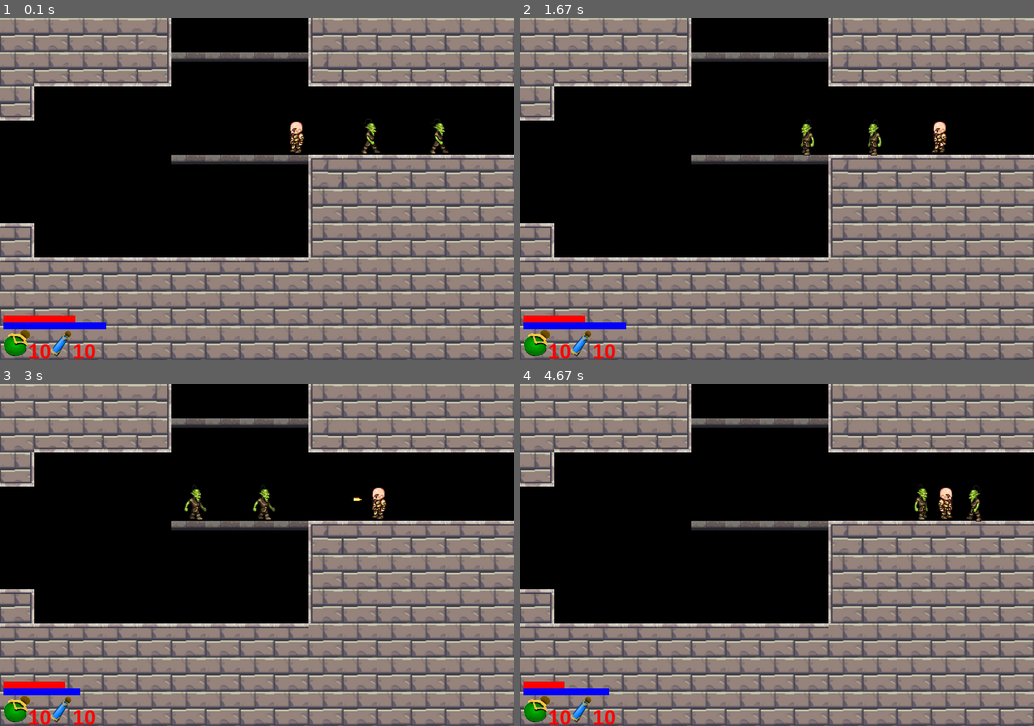
Above: before the commit, frames 1-4 (two rows, left to right).
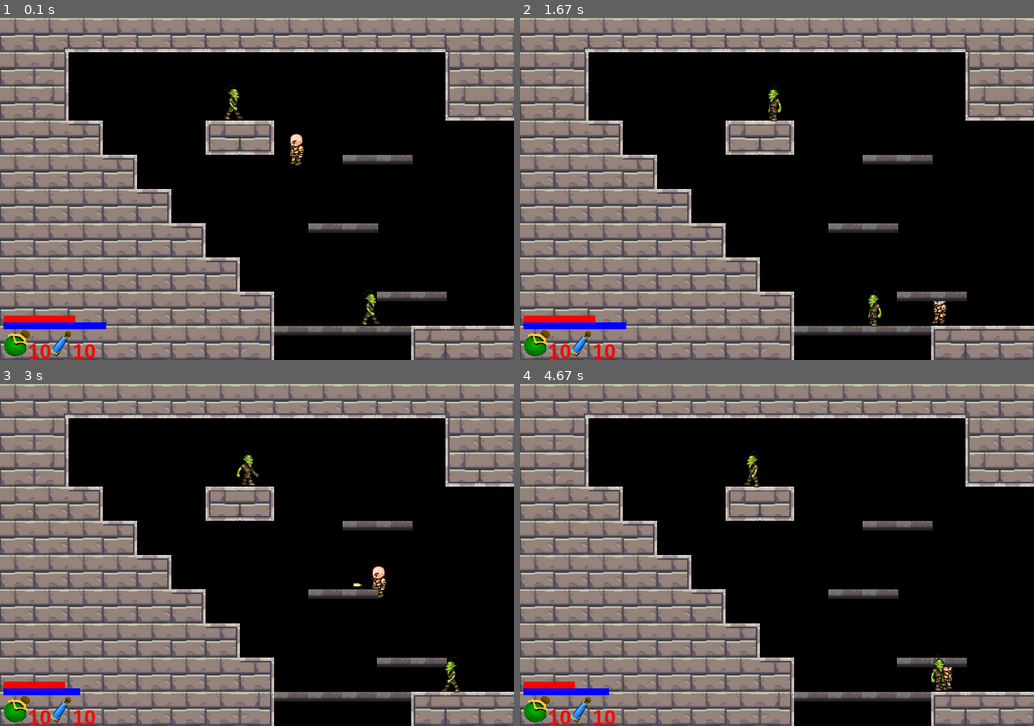
Above: after the commit, the same moments.

Repository: MFTI-summer/ROGUE-LEGACY
Game: pygame game, started from Main Project/MainProjectRogue_Legacy.py
Two runs of this game, one before a commit and one after it. Both use one fixed random seed, a clock stepped at 60 frames per second and the inputs below.
Inputs (mouse positions are in pixels of both pictures, inside the frame that each line leads up to):
- Up to frame 1 (0.1 s): no input
- Up to frame 2 (1.67 s): hold D 0.33-0.8 s; hold D 0.83-1.3 s; hold A from 1.33 s (still down)
- Up to frame 3 (3 s): release A at 1.87 s; right-click (308, 630) at 1.95 s; click (97, 503) at 2.28 s; tap Space at 2.57 s; right-click (447, 674) at 2.95 s
- Up to frame 4 (4.67 s): hold S 3.23-3.53 s; hold A 3.57-3.97 s; hold D 4-4.63 s

The runs differ from the first frame. In frame 1, 51% of the frame differs, in the area x 0-100%, y 0-100%; in frame 2, 51%; in frame 3, 51%; in frame 4, 51%.

Commit message:
Расставил несколько противников и поправил баг с уроном

Diff:
--- a/Main Project/Enemy.py
+++ b/Main Project/Enemy.py
@@ -3,6 +3,8 @@
 
 window_widht = 1000
 window_height = 500
+
+FPS = 60
 
 
 class Enemy(pygame.sprite.Sprite):
@@ -16,6 +18,10 @@
         self.hp = 100
         self.end = end
         self.damage = 10
+        self.immortality = {
+            'now': 0,
+            'max': 0.5 * FPS
+        }
         self.borders: pygame.sprite.Group() = None
         self.direction = 1  # влево или вправо
         self.walkCount = 0  # нужно для корректной отрисовки анимации
@@ -57,8 +63,12 @@
         if self.health - gotten_damage <= 0:
             self.isAlive = False
             self.kill()
+        elif 0 < self.immortality['now'] < self.immortality['max']:
+            self.immortality['now'] += 1
         else:
+            self.immortality['now'] = 0
             self.health -= gotten_damage
+
 
     def attack(self):
         pass
--- a/Main Project/Hero.py
+++ b/Main Project/Hero.py
@@ -19,7 +19,7 @@
     def __init__(self, x, y):
 
         self.weaponRect = None
-        self.swordDamage = 70
+        self.swordDamage = 20
         self.walk_or_collide = pg.mixer.Sound('Sounds/Sound_collide_and_walk.wav')
         self.shut = pg.mixer.Sound('Sounds/Shut.wav')
         self.hit = pg.mixer.Sound('Sounds/Sound_Hit_Hero.ogg')
--- a/Main Project/MainProjectRogue_Legacy.py
+++ b/Main Project/MainProjectRogue_Legacy.py
@@ -28,8 +28,7 @@
         ui.mana_slot.store_item(mana_potion)
     # hero.rect.x = 300
     # hero.rect.y = 300
-    current_level = 9
-
+    current_level = 0
 
     level = Tiles.Level(Tiles.levels[current_level])
     hero.set_level(level)
--- a/Main Project/Tiles.py
+++ b/Main Project/Tiles.py
@@ -45,13 +45,13 @@
     """
 ="___________==
 =|...........I=
-=|...........#_
+=|...eE.e....#_
 ==>...()........
 ===>......~~...
 ====>..........
 =====>...~~...R
 ======>.......R
-=======>...~~..
+=======>e.E~~.e
 =======|~~~~<--
 """,  # 1
     """
@@ -108,10 +108,10 @@
 |.....I==|.]..#
 №~~~~~#__№.}~~~
 ...............
-L.............R
+Le.E.e........R
 L<-->.........<
 -,==|...~~..<-,
-====|.......I==
+====|e..E..eI==
 ====|~~~~<--,==
 ====|..DDI=====
 """,  # 6
@@ -132,7 +132,7 @@
 ===|..........I
 "__№~~........I
 №.............I
-L.............I
+L.e..E..E...e.I
 L..<------->..I
 ~~~I"______№~~I
 ..<,|.........I
@@ -147,7 +147,7 @@
 |.........~~..R
 |...~~........R
 =->.........<--
-==|.......<-,==
+==|e..E..e<-,==
 ===-------=====
 ===============
 """,  # 9
